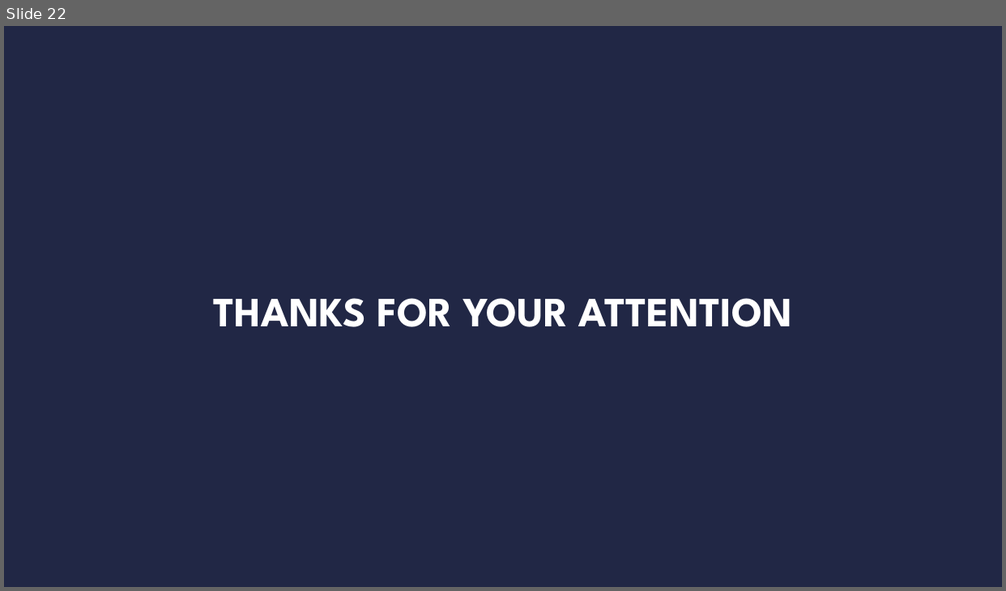
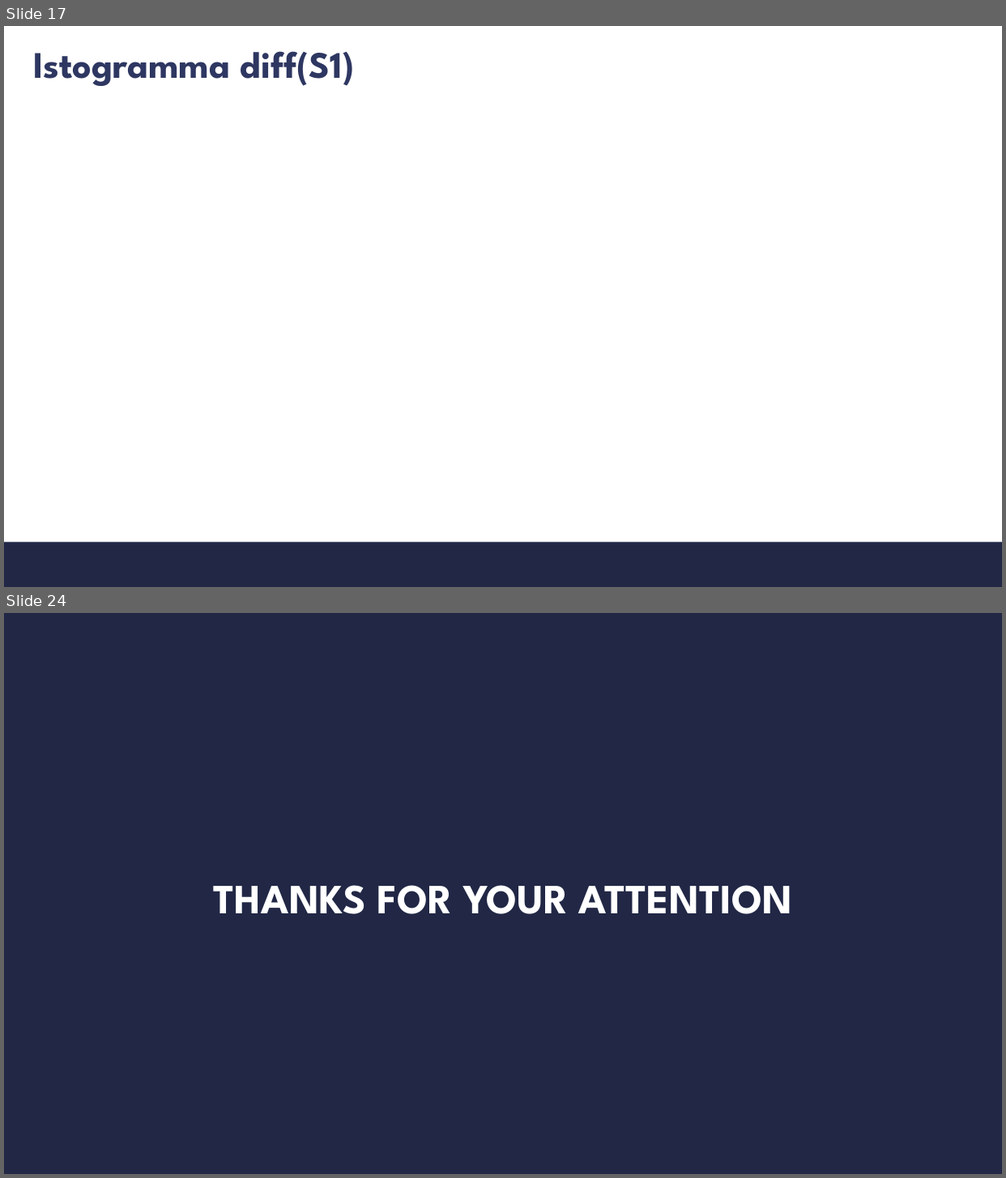
Before and after one commit to s347960/Presentazione, a slide deck: Presentazione_07_09 (1).pptx. Shown one above the other, each under a label of ours: slide 22 before the commit, slides 17 and 24 after it; the slides between them are not shown. The pictures are 1006x591 and 1006x1178 pixels, drawn with LibreOffice and Linux fonts; fonts in the diff are those of the drawing; background and template pictures are left out. Boxes give left, top, right and bottom in pixels: in the first picture for what was removed or moved away, otherwise in the second. Text is boxed around its words. In the diff, an @@ line names an element or a change of style, - is before the commit and + after.

```diff
--- a/Presentazione_07_09 (1).pptx
+++ b/Presentazione_07_09 (1).pptx
@@ slide 17 added at <box>4,26,1002,587</box>, background picture (left out) @@
@@ title added at <box>33,51,354,86</box>, 36 pt, text #2E3761, bold @@
+Istogramma diff(S1)
@@ rectangle added at <box>4,543,1002,587</box>, fill #212745 @@
@@ what was slide 22 is now slide 24 @@
```
Also in this commit, not shown: 17 slides changed, 3 other slides added, 2 slides removed.
